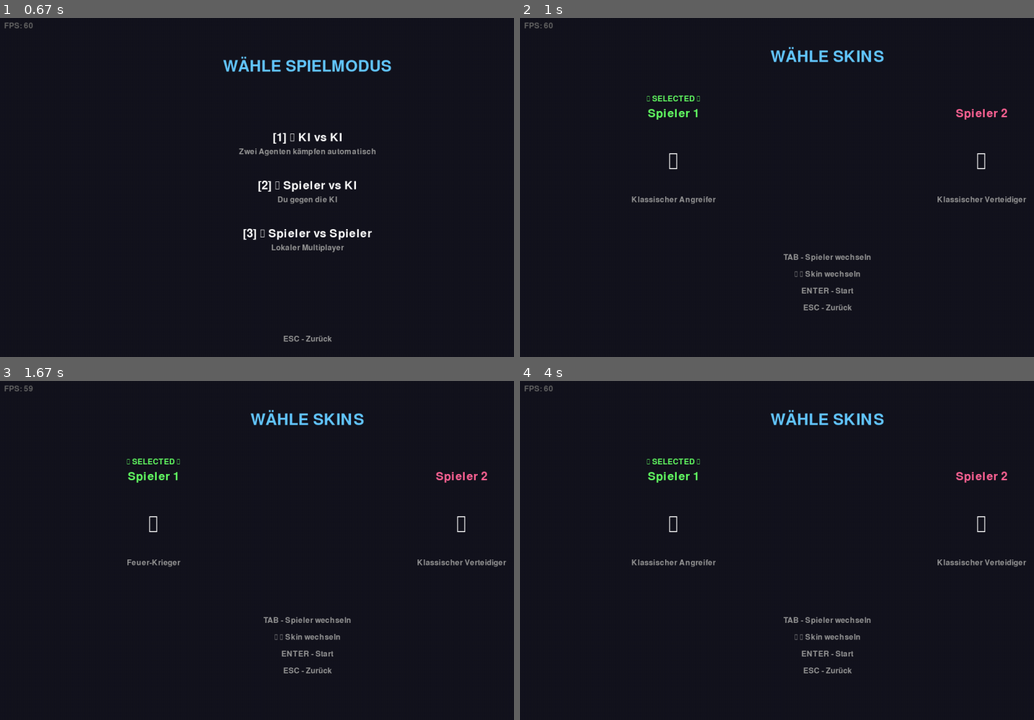
Above: before the commit, frames 1-4 (two rows, left to right).
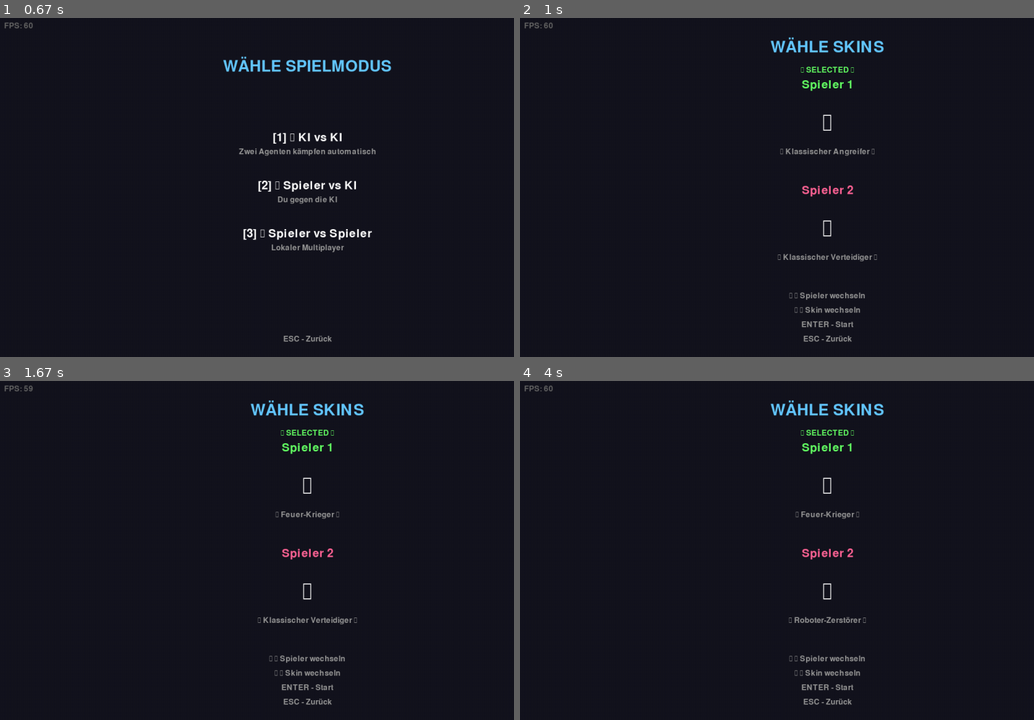
Above: after the commit, the same moments.

Repository: KoMMb0t/Hackaton
Game: pygame game, started from pygame_version/battle_sim_pygame.py
Two runs of this game, one before a commit and one after it. Both use one fixed random seed, a clock stepped at 60 frames per second and the inputs below.
Inputs:
- Up to frame 1 (0.67 s): tap Space at 0.33 s
- Up to frame 2 (1 s): tap 3 at 0.67 s
- Up to frame 3 (1.67 s): hold Right 1-1.47 s; tap Space at 1.07, 1.37, 1.57 s; hold Up from 1.5 s (still down)
- Up to frame 4 (4 s): release Up at 1.8 s; hold Right 1.83-2.3 s; tap Space at 1.9, 2.2, 2.4, 2.7, 2.97, 3.3, 3.6, 3.73 s; hold Left 2.33-2.87 s; hold Down 2.9-3.2 s; hold Left 3.23-3.63 s; hold Up from 3.67 s (still down)

Frame 1 is identical in both runs. In frame 2, 3.2% of the frame differs, in the area x 21-99%, y 5-96%; in frame 3, 3.1%; in frame 4, 3.2%.

Commit message:
Improve skin selection UX: vertical layout + arrow key controls
- Changed layout: Players now stacked vertically (top/bottom) instead of side-by-side
- New controls: ↑↓ to select player, ←→ to change skin
- Removed TAB key requirement for better accessibility
- Added directional indicators (▲▼) for selected player
- Improved visual hierarchy and spacing

Diff:
--- a/pygame_version/battle_sim_pygame.py
+++ b/pygame_version/battle_sim_pygame.py
@@ -142,10 +142,12 @@
                 self.start_battle()
             elif event.key == pygame.K_ESCAPE:
                 self.game_state = "GAME_MODE_SELECT"
-            # Switch between player 1 and player 2 skin selection
-            elif event.key == pygame.K_TAB:
-                self.selected_player = 2 if self.selected_player == 1 else 1
-            # Skin-Auswahl mit Pfeiltasten
+            # Switch between player 1 and player 2 with UP/DOWN
+            elif event.key == pygame.K_UP:
+                self.selected_player = 1
+            elif event.key == pygame.K_DOWN:
+                self.selected_player = 2
+            # Skin-Auswahl mit LEFT/RIGHT
             elif event.key == pygame.K_LEFT:
                 if self.selected_player == 1:
                     self.player1_skin = self.skin_manager.get_previous_skin(self.player1_skin)
--- a/pygame_version/src/pygame_ui.py
+++ b/pygame_version/src/pygame_ui.py
@@ -119,68 +119,68 @@
         """Rendert die Skin-Auswahl"""
         # Titel
         title = self.large_font.render("WÄHLE SKINS", True, self.COLOR_PRIMARY)
-        title_rect = title.get_rect(center=(self.width // 2, 80))
+        title_rect = title.get_rect(center=(self.width // 2, 60))
         self.screen.blit(title, title_rect)
 
-        # Spieler 1 Skin
+        # Spieler 1 Skin (OBEN)
         p1_color = self.COLOR_SELECTED if selected_player == 1 else self.COLOR_PRIMARY
         p1_title = self.medium_font.render("Spieler 1", True, p1_color)
-        p1_title_rect = p1_title.get_rect(center=(self.width // 4, 200))
+        p1_title_rect = p1_title.get_rect(center=(self.width // 2, 140))
         self.screen.blit(p1_title, p1_title_rect)
 
         # Selection indicator for Player 1
         if selected_player == 1:
-            indicator = self.small_font.render("◄ SELECTED ►", True, self.COLOR_SELECTED)
-            indicator_rect = indicator.get_rect(center=(self.width // 4, 170))
+            indicator = self.small_font.render("▲ SELECTED ▲", True, self.COLOR_SELECTED)
+            indicator_rect = indicator.get_rect(center=(self.width // 2, 110))
             self.screen.blit(indicator, indicator_rect)
 
         # Skin-Preview (ASCII)
         p1_skin_display = skin_manager.get_skin_display(player1_skin)
         p1_skin_text = self.title_font.render(p1_skin_display, True, self.COLOR_TEXT)
-        p1_skin_rect = p1_skin_text.get_rect(center=(self.width // 4, 300))
+        p1_skin_rect = p1_skin_text.get_rect(center=(self.width // 2, 220))
         self.screen.blit(p1_skin_text, p1_skin_rect)
 
         # Skin-Name
-        p1_name = self.small_font.render(skin_manager.get_skin_name(player1_skin),
+        p1_name = self.small_font.render(f"◄ {skin_manager.get_skin_name(player1_skin)} ►",
                                          True, self.COLOR_TEXT_DIM)
-        p1_name_rect = p1_name.get_rect(center=(self.width // 4, 380))
+        p1_name_rect = p1_name.get_rect(center=(self.width // 2, 280))
         self.screen.blit(p1_name, p1_name_rect)
 
-        # Spieler 2 Skin
+        # Spieler 2 Skin (UNTEN)
         p2_color = self.COLOR_SELECTED if selected_player == 2 else self.COLOR_SECONDARY
         p2_title = self.medium_font.render("Spieler 2", True, p2_color)
-        p2_title_rect = p2_title.get_rect(center=(3 * self.width // 4, 200))
+        p2_title_rect = p2_title.get_rect(center=(self.width // 2, 360))
         self.screen.blit(p2_title, p2_title_rect)
 
         # Selection indicator for Player 2
         if selected_player == 2:
-            indicator = self.small_font.render("◄ SELECTED ►", True, self.COLOR_SELECTED)
-            indicator_rect = indicator.get_rect(center=(3 * self.width // 4, 170))
+            indicator = self.small_font.render("▼ SELECTED ▼", True, self.COLOR_SELECTED)
+            indicator_rect = indicator.get_rect(center=(self.width // 2, 500))
             self.screen.blit(indicator, indicator_rect)
 
         p2_skin_display = skin_manager.get_skin_display(player2_skin)
         p2_skin_text = self.title_font.render(p2_skin_display, True, self.COLOR_TEXT)
-        p2_skin_rect = p2_skin_text.get_rect(center=(3 * self.width // 4, 300))
+        p2_skin_rect = p2_skin_text.get_rect(center=(self.width // 2, 440))
         self.screen.blit(p2_skin_text, p2_skin_rect)
 
-        p2_name = self.small_font.render(skin_manager.get_skin_name(player2_skin),
+        p2_name = self.small_font.render(f"◄ {skin_manager.get_skin_name(player2_skin)} ►",
                                          True, self.COLOR_TEXT_DIM)
-        p2_name_rect = p2_name.get_rect(center=(3 * self.width // 4, 380))
+        p2_name_rect = p2_name.get_rect(center=(self.width // 2, 500))
         self.screen.blit(p2_name, p2_name_rect)
 
         # Anweisungen
         instructions = [
-            "TAB - Spieler wechseln",
+            "↑ ↓ Spieler wechseln",
             "← → Skin wechseln",
             "ENTER - Start",
             "ESC - Zurück"
         ]
-        y = 500
+        y = 580
         for instruction in instructions:
             text = self.small_font.render(instruction, True, self.COLOR_TEXT_DIM)
             text_rect = text.get_rect(center=(self.width // 2, y))
             self.screen.blit(text, text_rect)
-            y += 35
+            y += 30
 
     def render_battle(self, agent1, agent2, skin1, skin2, skin_manager, battle_log: List[str] = None, battle_round: int = 0):
         """Rendert den Kampf"""
